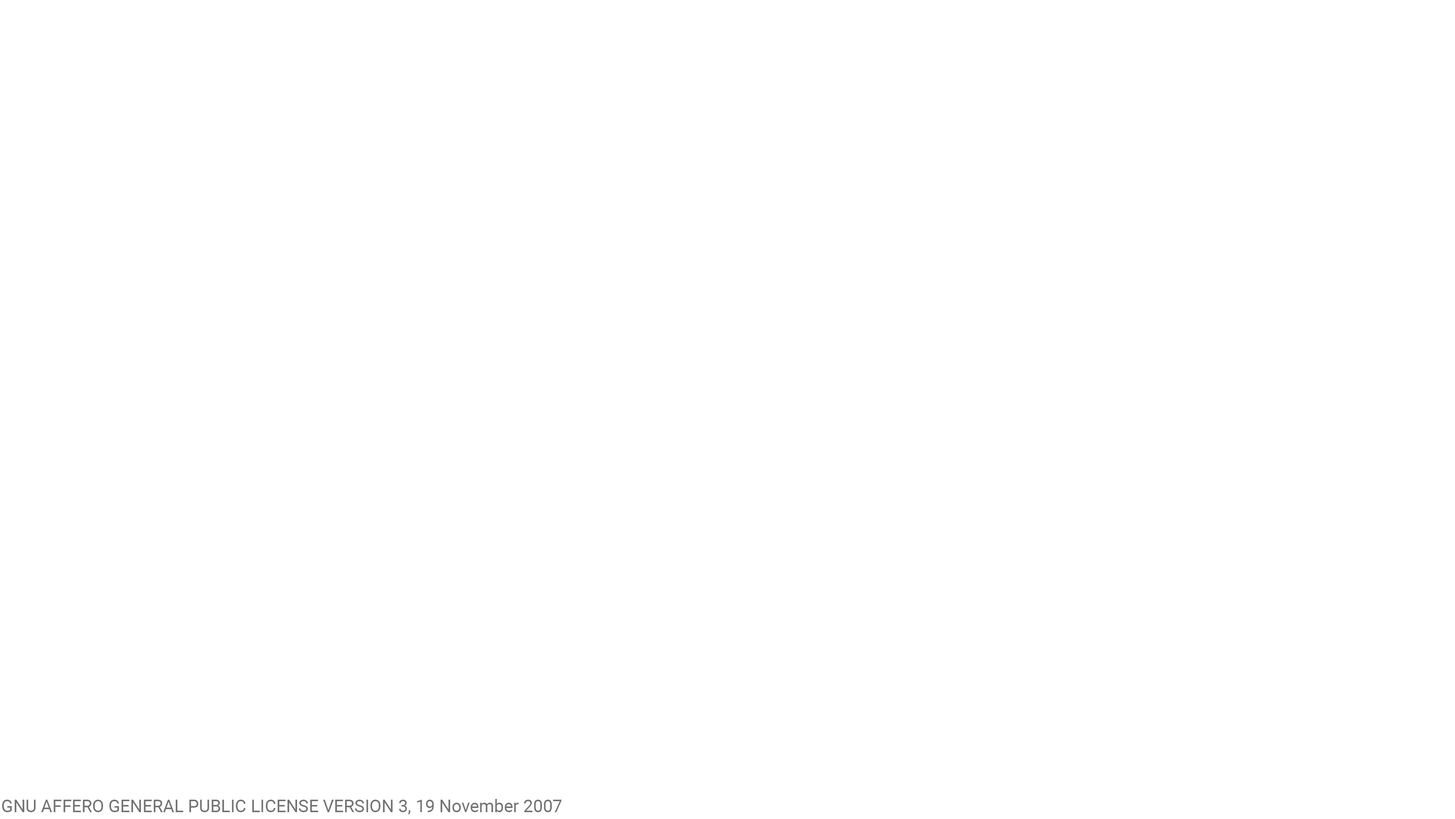
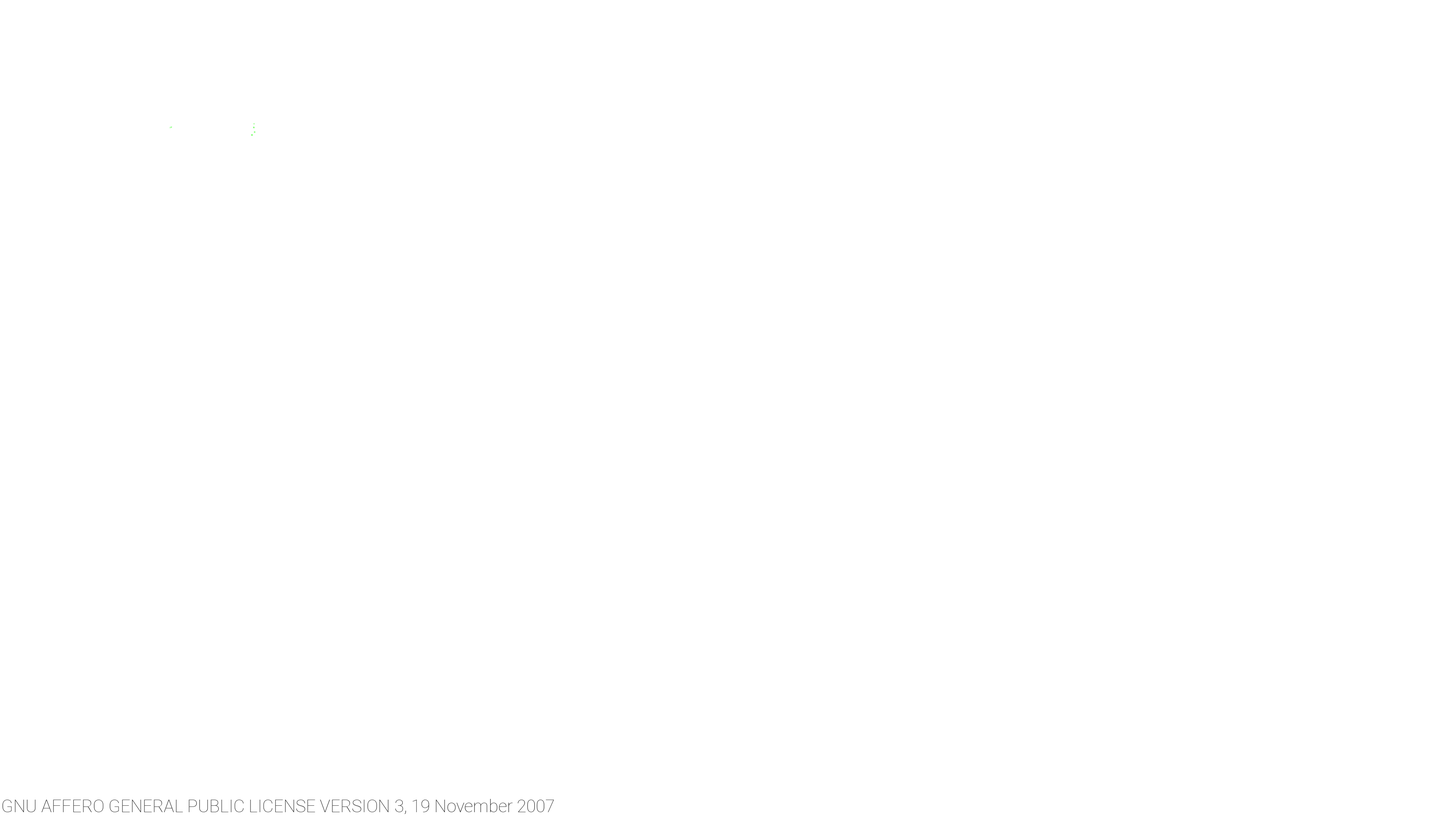
Layers edited between the first and the second 1455 x 819 image:
"License": opacity 70% → 90%, painted on it over [1, 798, 562, 815]
added layer "Lager 1" above "BackGround" over [168, 122, 256, 137]
